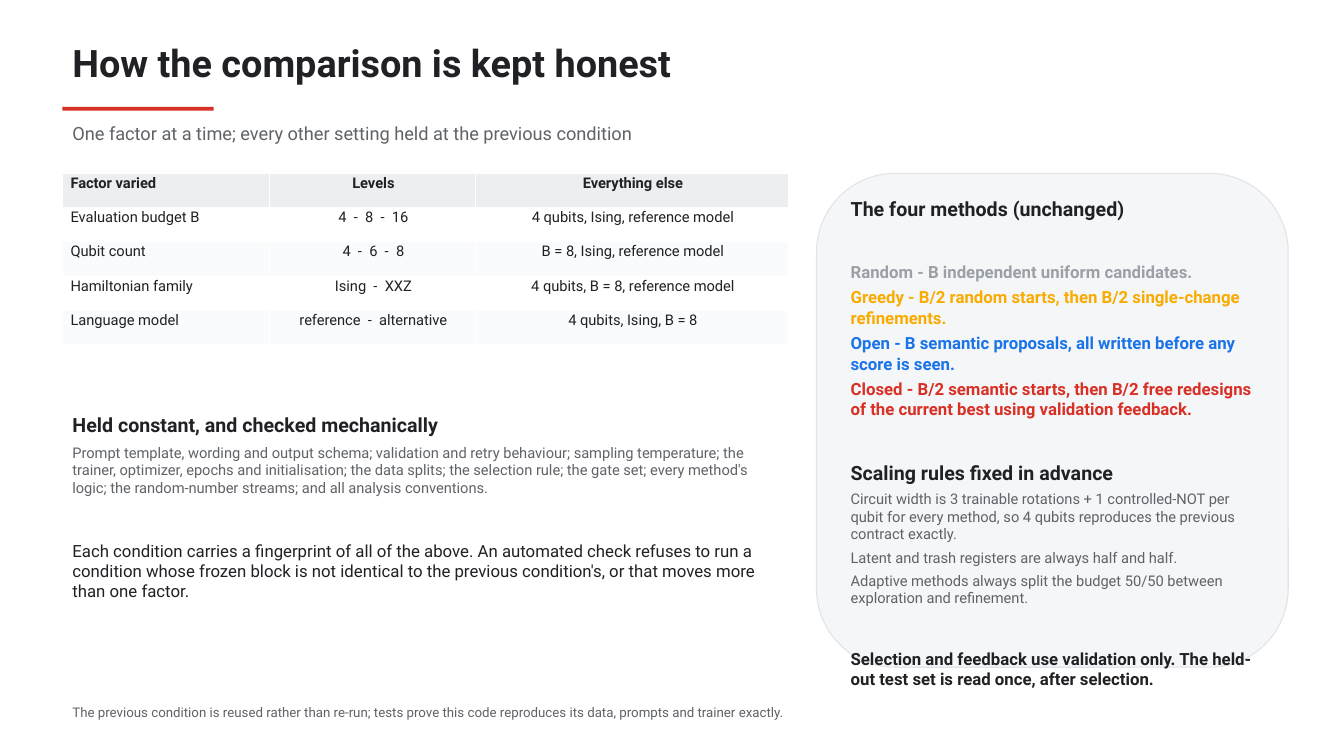
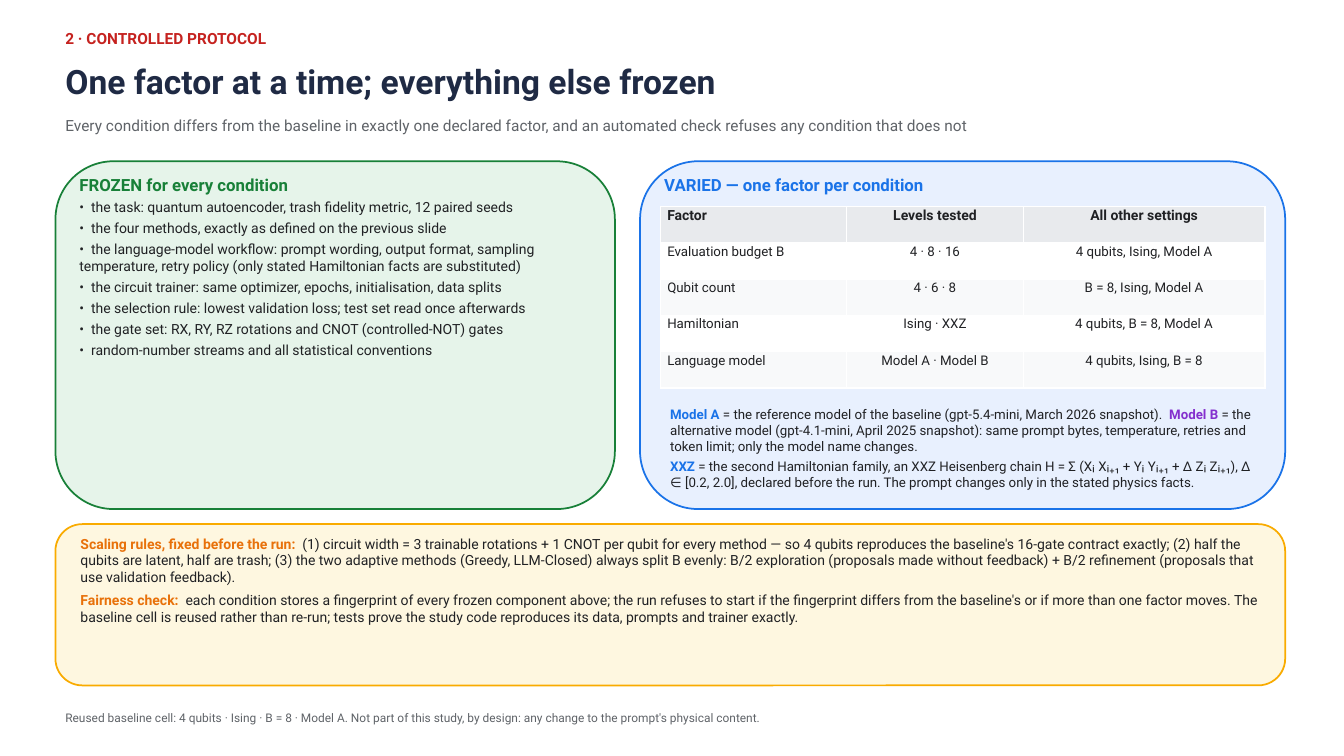
Before and after one commit to dorakingx/llm-vqc, a slide deck: slide 3 of outputs/qae_robustness/deck/20260904_GSoC.pptx. Drawn at 1344x756 pixels with LibreOffice and Linux fonts; fonts in the diff are those of the drawing. Boxes give left, top, right and bottom in pixels: in the first picture for what was removed or moved away, otherwise in the second. Text is boxed around its words. In the diff, an @@ line names an element or a change of style, - is before the commit and + after.

```diff
--- a/outputs/qae_robustness/deck/20260904_GSoC.pptx
+++ b/outputs/qae_robustness/deck/20260904_GSoC.pptx
@@ text at box(65, 33, 266, 44): text changed; size 27 to 11 pt; text colour #202124 to #C5221F @@
-How the comparison is kept honest
+2 · CONTROLLED PROTOCOL
@@ text added at box(65, 68, 715, 101), 24 pt, text #1F2A44, bold @@
+One factor at a time; everything else frozen
@@ rectangle removed at box(63, 107, 214, 111) @@
@@ text at box(65, 119, 966, 134): text changed; size 13 to 11 pt @@
-One factor at a time; every other setting held at the previous condition
+Every condition differs from the baseline in exactly one declared factor, and an automated check refuses any condition that does not
@@ rounded rectangle added at box(55, 161, 615, 509), fill #E6F4EA, outline #188038 1.25 pt @@
@@ text at box(79, 178, 534, 355): text changed; size 10.5 to 10 pt; text colour #5F6368 to #202124 @@
-Held constant, and checked mechanically
-Prompt template, wording and output schema; validation and retry behaviour; sampling temperature; the trainer, optimizer, epochs and initialisation; the data splits; the selection rule; the gate set; every method's logic; the random-number streams; and all analysis conventions.
-Each condition carries a fingerprint of all of the above. An automated check refuses to run a condition whose frozen block is not identical to the previous condition's, or that moves more than one factor.
+FROZEN for every condition
+• the task: quantum autoencoder, trash fidelity metric, 12 paired seeds
+• the four methods, exactly as defined on the previous slide
+• the language-model workflow: prompt wording, output format, sampling temperature, retry policy (only stated Hamiltonian facts are substituted)
+• the circuit trainer: same optimizer, epochs, initialisation, data splits
+• the selection rule: lowest validation loss; test set read once afterwards
+• the gate set: RX, RY, RZ rotations and CNOT (controlled-NOT) gates
+• random-number streams and all statistical conventions
@@ rounded rectangle: place and size @@
-rounded rectangle at box(817, 173, 1289, 667)
+rounded rectangle at box(640, 161, 1286, 509)
@@ rounded rectangle at box(640, 161, 1286, 509): fill #F4F6F8 to #E8F0FE; outline #E0E3E7 0.75 pt to #1A73E8 1.25 pt @@
@@ text at box(664, 178, 924, 195): text changed; text colour #5F6368 to #1A73E8 @@
-The four methods (unchanged)
-Random - B independent uniform candidates.
-Greedy - B/2 random starts, then B/2 single-change refinements.
-Open - B semantic proposals, all written before any score is seen.
-Closed - B/2 semantic starts, then B/2 free redesigns of the current best using validation feedback.
-Scaling rules fixed in advance
-Circuit width is 3 trainable rotations + 1 controlled-NOT per qubit for every method, so 4 qubits reproduces the previous contract exactly.
-Latent and trash registers are always half and half.
-Adaptive methods always split the budget 50/50 between exploration and refinement.
-Selection and feedback use validation only. The held-out test set is read once, after selection.
+VARIED — one factor per condition
@@ table at box(660, 207, 1265, 388) @@
-row 1: Factor varied | Levels | Everything else
+row 1: Factor | Levels tested | All other settings
-row 2, column 2: 4 - 8 - 16
+row 2, column 2: 4 · 8 · 16
-row 2, column 3: 4 qubits, Ising, reference model
+row 2, column 3: 4 qubits, Ising, Model A
-row 3, column 2: 4 - 6 - 8
+row 3, column 2: 4 · 6 · 8
-row 3, column 3: B = 8, Ising, reference model
+row 3, column 3: B = 8, Ising, Model A
-row 4: Hamiltonian family | Ising - XXZ | 4 qubits, B = 8, reference model
+row 4: Hamiltonian | Ising · XXZ | 4 qubits, B = 8, Model A
-row 5, column 2: reference - alternative
+row 5, column 2: Model A · Model B
@@ fill #ECEFF2 to #E8EAED in row 1 @@
@@ fill #FAFBFC to #F8F9FA in 6 cells @@
@@ size 10.5 to 9.5 pt in "Evaluation budget B", "Qubit count", "Language model", "4 qubits, Ising, B = 8" @@
@@ table: place and size @@
-table at box(63, 173, 788, 345)
+table at box(660, 207, 1265, 388)
@@ text added at box(670, 408, 1251, 490), 9.5 pt, text #202124 @@
+Model A = the reference model of the baseline (gpt-5.4-mini, March 2026 snapshot). Model B = the alternative model (gpt-4.1-mini, April 2025 snapshot): same prompt bytes, temperature, retries and token limit; only the model name changes.
+XXZ = the second Hamiltonian family, an XXZ Heisenberg chain H = Σ (Xᵢ Xᵢ₊₁ + Yᵢ Yᵢ₊₁ + Δ Zᵢ Zᵢ₊₁), Δ ∈ [0.2, 2.0], declared before the run. The prompt changes only in the stated physics facts.
@@ rounded rectangle added at box(55, 524, 1286, 686), fill #FEF7E0, outline #F9AB00 1.25 pt @@
@@ text added at box(80, 538, 1257, 625), 10 pt, text #202124 @@
+Scaling rules, fixed before the run: (1) circuit width = 3 trainable rotations + 1 CNOT per qubit for every method — so 4 qubits reproduces the baseline's 16-gate contract exactly; (2) half the qubits are latent, half are trash; (3) the two adaptive methods (Greedy, LLM-Closed) always split B evenly: B/2 exploration (proposals made without feedback) + B/2 refinement (proposals that use validation feedback).
+Fairness check: each condition stores a fingerprint of every frozen component above; the run refuses to start if the fingerprint differs from the baseline's or if more than one factor moves. The baseline cell is reused rather than re-run; tests prove the study code reproduces its data, prompts and trainer exactly.
@@ text added at box(65, 713, 759, 725), 8.5 pt, text #5F6368 @@
+Reused baseline cell: 4 qubits · Ising · B = 8 · Model A. Not part of this study, by design: any change to the prompt's physical content.
@@ text removed at box(72, 707, 783, 720) @@
-The previous condition is reused rather than re-run; tests prove this code reproduces its data, prompts and trainer exactly.
```
Also in this commit, not shown: 2 other slides changed, 7 slides added, 7 slides removed, 20 other files.
